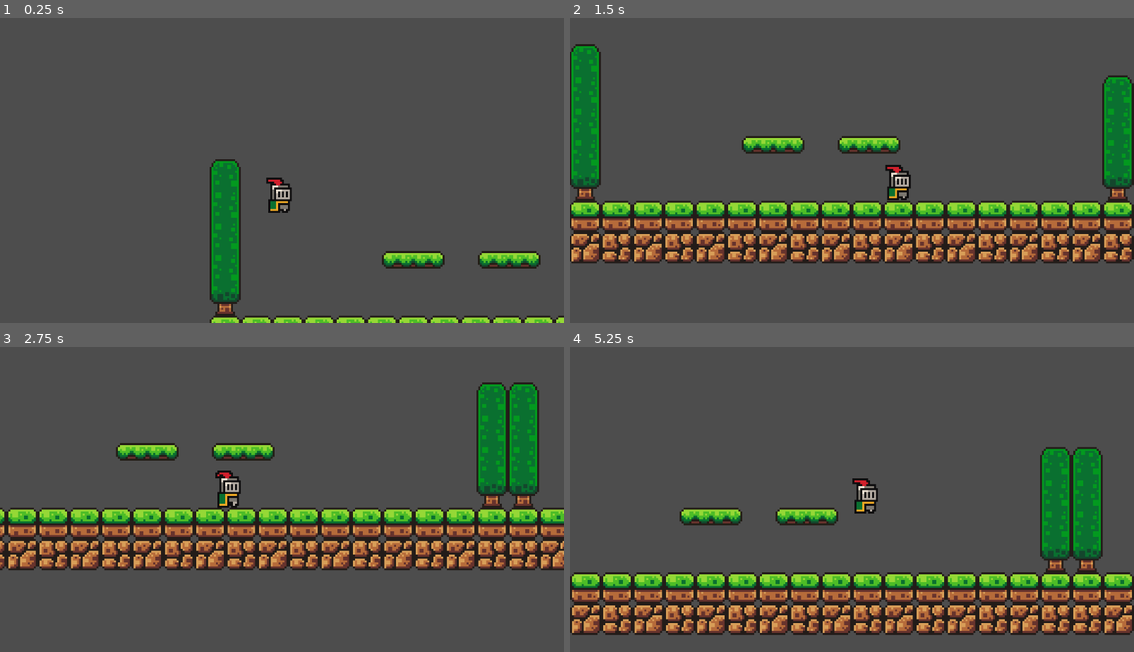
Above: before the commit, frames 1-4 (two rows, left to right).
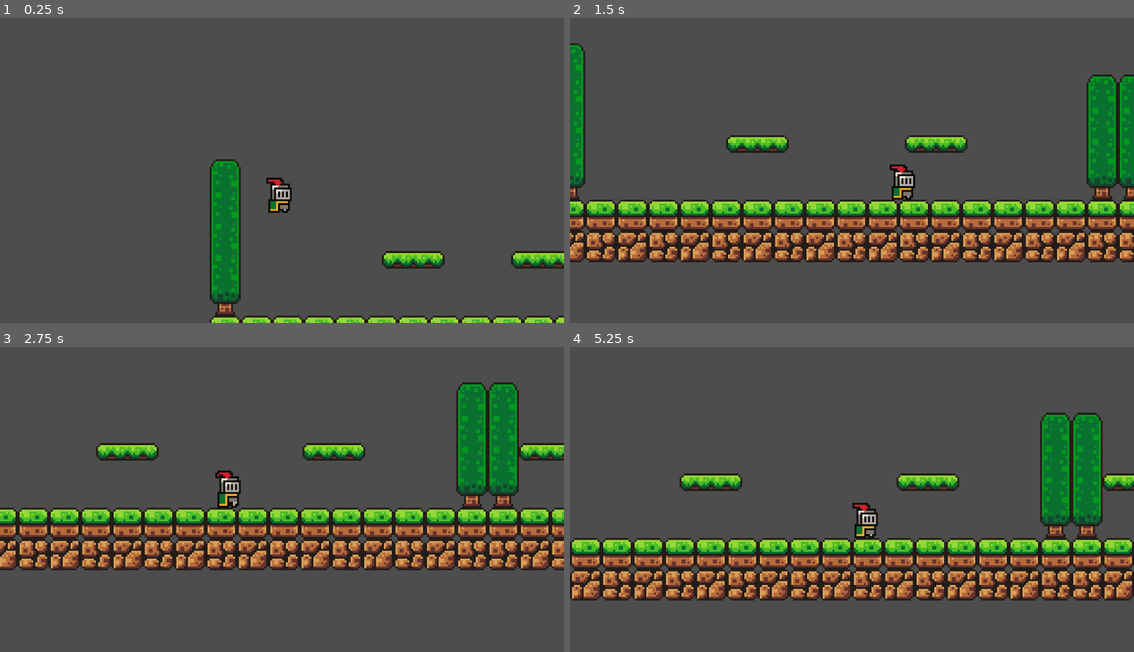
Above: after the commit, the same moments.

Repository: willroberts/godot-platformer
Game: Godot game, scene res://scenes/game.tscn
Two runs of this game, one before a commit and one after it. Both use one fixed random seed, a clock stepped at 60 frames per second and the inputs below.
Inputs:
- Up to frame 1 (0.25 s): no input
- Up to frame 2 (1.5 s): tap Enter (ui_accept) at 0.5, 0.77 s; hold Right (ui_right) from 0.53 s (still down)
- Up to frame 3 (2.75 s): tap Enter (ui_accept) at 1.52 s; release Right (ui_right) at 2.03 s; hold Left (ui_left) from 2.03 s (still down)
- Up to frame 4 (5.25 s): release Left (ui_left) at 2.78 s; hold Right (ui_right) 2.78-4.28 s; tap Enter (ui_accept) at 3.02, 3.77, 4.52 s; hold Left (ui_left) 4.28-5.03 s; hold Right (ui_right) from 5.03 s (still down)

The runs differ from the first frame. In frame 1, 0.7% of the frame differs, in the area x 84-100%, y 76-83%; in frame 2, 22%; in frame 3, 20%; in frame 4, 34%, in the area x 0-100%, y 21-95%.

Commit message:
Adds moving platform

Diff:
--- a/scenes/game.tscn
+++ b/scenes/game.tscn
@@ -139,6 +139,43 @@
 physics_layer_0/collision_layer = 1
 sources/0 = SubResource("TileSetAtlasSource_jpluh")
 
+[sub_resource type="Animation" id="Animation_q8hbm"]
+resource_name = "move"
+loop_mode = 2
+tracks/0/type = "value"
+tracks/0/imported = false
+tracks/0/enabled = true
+tracks/0/path = NodePath(".:position")
+tracks/0/interp = 1
+tracks/0/loop_wrap = true
+tracks/0/keys = {
+"times": PackedFloat32Array(0, 1),
+"transitions": PackedFloat32Array(1, 1),
+"update": 0,
+"values": [Vector2(153, 100), Vector2(232, 100)]
+}
+
+[sub_resource type="Animation" id="Animation_axbbh"]
+length = 0.001
+tracks/0/type = "value"
+tracks/0/imported = false
+tracks/0/enabled = true
+tracks/0/path = NodePath(".:position")
+tracks/0/interp = 1
+tracks/0/loop_wrap = true
+tracks/0/keys = {
+"times": PackedFloat32Array(0),
+"transitions": PackedFloat32Array(1),
+"update": 0,
+"values": [Vector2(153, 100)]
+}
+
+[sub_resource type="AnimationLibrary" id="AnimationLibrary_l4hne"]
+_data = {
+"RESET": SubResource("Animation_axbbh"),
+"move": SubResource("Animation_q8hbm")
+}
+
 [node name="Game" type="Node2D"]
 
 [node name="Player" parent="." instance=ExtResource("1_irj10")]
@@ -160,3 +197,12 @@
 
 [node name="Platform2" parent="." instance=ExtResource("4_i4hce")]
 position = Vector2(153, 100)
+
+[node name="AnimationPlayer" type="AnimationPlayer" parent="Platform2"]
+libraries = {
+"": SubResource("AnimationLibrary_l4hne")
+}
+autoplay = "move"
+
+[node name="Platform3" parent="." instance=ExtResource("4_i4hce")]
+position = Vector2(320, 100)
Not shown: 1 places in scenes/game.tscn that only renumber resources
